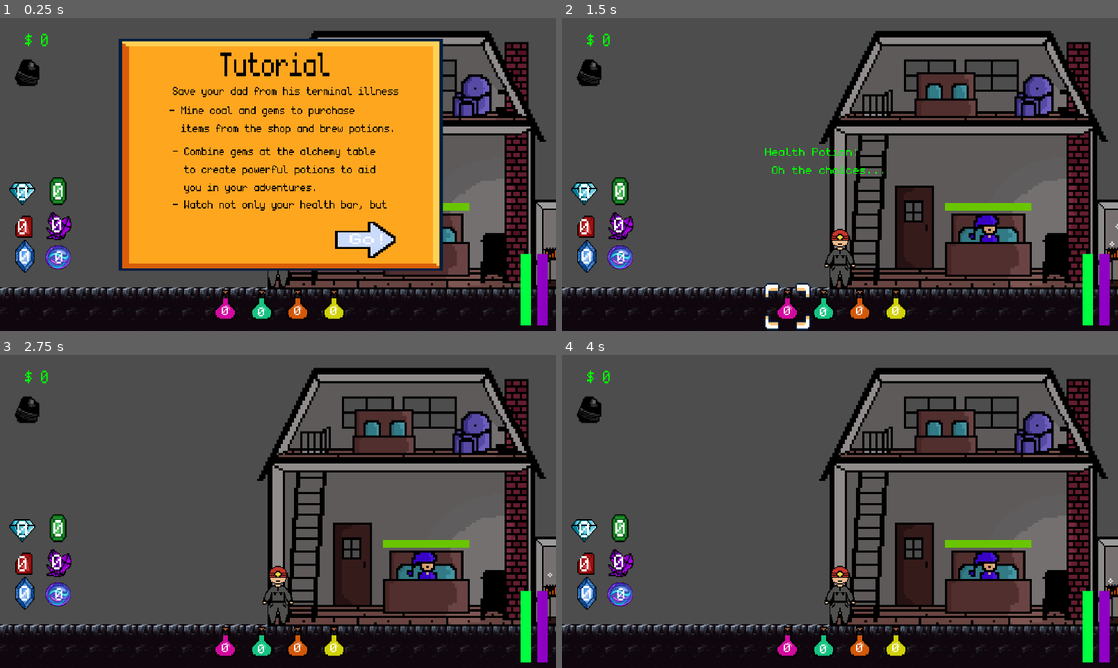
Above: before the commit, frames 1-4 (two rows, left to right).
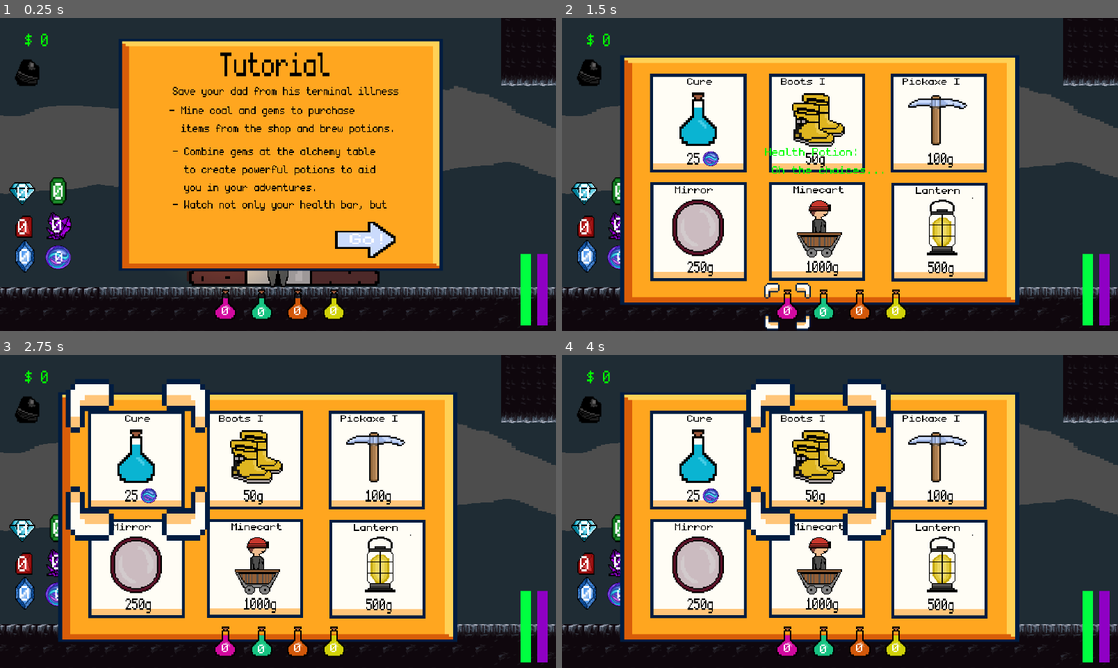
Above: after the commit, the same moments.

Repository: Jrees98/Pirate_Jam_15
Game: Godot game, scene res://Scenes/main.tscn
Same seed, same stepped clock (60 frames per second), same inputs: the game is played once before the commit and once after it. The project has no main scene, so this scene is started directly.
Inputs (mouse positions are in pixels of both pictures, inside the frame that each line leads up to):
- Up to frame 1 (0.25 s): no input
- Up to frame 2 (1.5 s): click (923, 240) at 0.5 s; click (789, 312) at 1.25 s
- Up to frame 3 (2.75 s): click (139, 458) at 2 s, where only the run after the commit has a clickable "Cure"
- Up to frame 4 (4 s): click (823, 649) at 2.75 s; click (817, 458) at 3.5 s, where only the run after the commit has a clickable "Boots I"

The runs differ from the first frame. In frame 1, 35% of the frame differs, in the area x 0-100%, y 0-98%; in frame 2, 83%; in frame 3, 84%; in frame 4, 84%.

Commit message:
select main scene

Diff:
--- a/Scenes/main.tscn
+++ b/Scenes/main.tscn
@@ -13,6 +13,7 @@
 [ext_resource type="FontFile" uid="uid://b2k23t8adqnf7" path="res://Assets/monogram.ttf" id="10_bleom"]
 [ext_resource type="Texture2D" uid="uid://25x7b7jx8ybm" path="res://Assets/UI_Flat_Textfield_01.png" id="11_pp2ck"]
 [ext_resource type="AudioStream" uid="uid://o8wmrwg0cerl" path="res://Assets/sounds/home_loop.wav" id="12_6lc61"]
+[ext_resource type="Texture2D" uid="uid://dapy1kgvmfcq1" path="res://Assets/Pots.png" id="14_fm1w8"]
 
 [sub_resource type="StyleBoxEmpty" id="StyleBoxEmpty_esdka"]
 
@@ -199,7 +200,7 @@
 text = "Go!"
 
 [node name="Player" parent="." instance=ExtResource("2_sw14p")]
-position = Vector2(-5882, 297)
+position = Vector2(-1722, 296)
 
 [node name="MiningNode" parent="." instance=ExtResource("4_c3t3l")]
 position = Vector2(2626, 290)
@@ -207,6 +208,7 @@
 [node name="TileMap" parent="." instance=ExtResource("4_qtfcr")]
 
 [node name="Wagon" parent="." instance=ExtResource("5_xqjqi")]
+visible = false
 position = Vector2(-1188, 322)
 
 [node name="Shop" parent="." instance=ExtResource("6_tlerc")]
@@ -295,6 +297,21 @@
 [node name="CollisionShape2D" type="CollisionShape2D" parent="WorldRight"]
 position = Vector2(4300, 250)
 shape = SubResource("WorldBoundaryShape2D_nvhef")
+
+[node name="Pots" type="Sprite2D" parent="."]
+position = Vector2(-1706, 167)
+scale = Vector2(1.5, 1.5)
+texture = ExtResource("14_fm1w8")
+
+[node name="Voodoo Veins" type="Label" parent="."]
+offset_left = -1991.0
+offset_top = -70.0
+offset_right = -1415.0
+offset_bottom = 32.0
+theme_override_colors/font_color = Color(0.65098, 0.454902, 0.984314, 1)
+theme_override_fonts/font = ExtResource("10_bleom")
+theme_override_font_sizes/font_size = 128
+text = "VOODOO VEINS"
 
 [connection signal="pressed" from="GameOver/PlayAgain/PlayAgainButton" to="." method="_on_play_again_button_pressed"]
 [connection signal="pressed" from="Tutorial/Background/GoButton" to="." method="_on_go_button_pressed"]
--- a/Scenes/player.tscn
+++ b/Scenes/player.tscn
@@ -186,10 +186,8 @@
 z_index = 3
 scale = Vector2(2, 2)
 sprite_frames = SubResource("SpriteFrames_lmb3k")
-animation = &"mining"
+animation = &"minecart"
 autoplay = "default"
-frame = 3
-frame_progress = 0.572702
 
 [node name="CollisionShape2D" type="CollisionShape2D" parent="."]
 position = Vector2(-0.5, 0.5)
--- a/Scenes/shop.tscn
+++ b/Scenes/shop.tscn
@@ -56,6 +56,7 @@
 texture = ExtResource("1_72fx0")
 
 [node name="CollisionShape2D" type="CollisionShape2D" parent="."]
+visible = false
 position = Vector2(23.5, 42)
 shape = SubResource("RectangleShape2D_85vvl")
 
Not shown: 1 places in Scenes/main.tscn that only renumber resources
